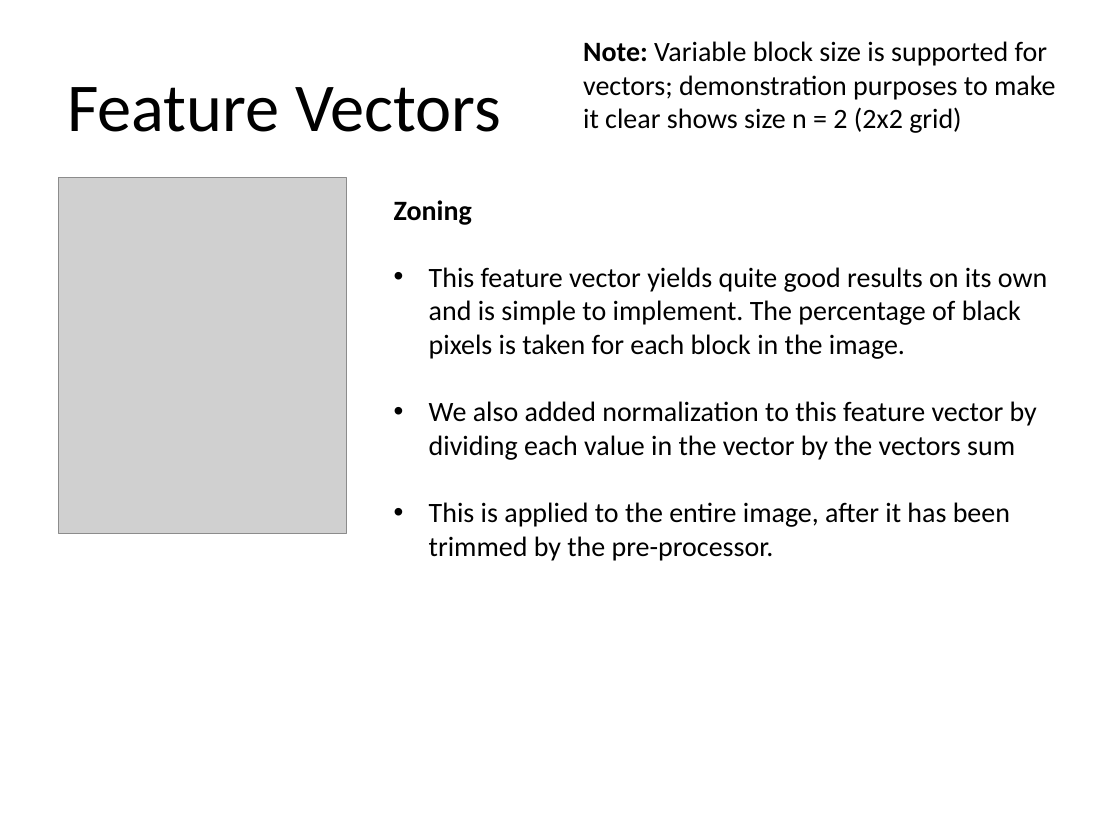
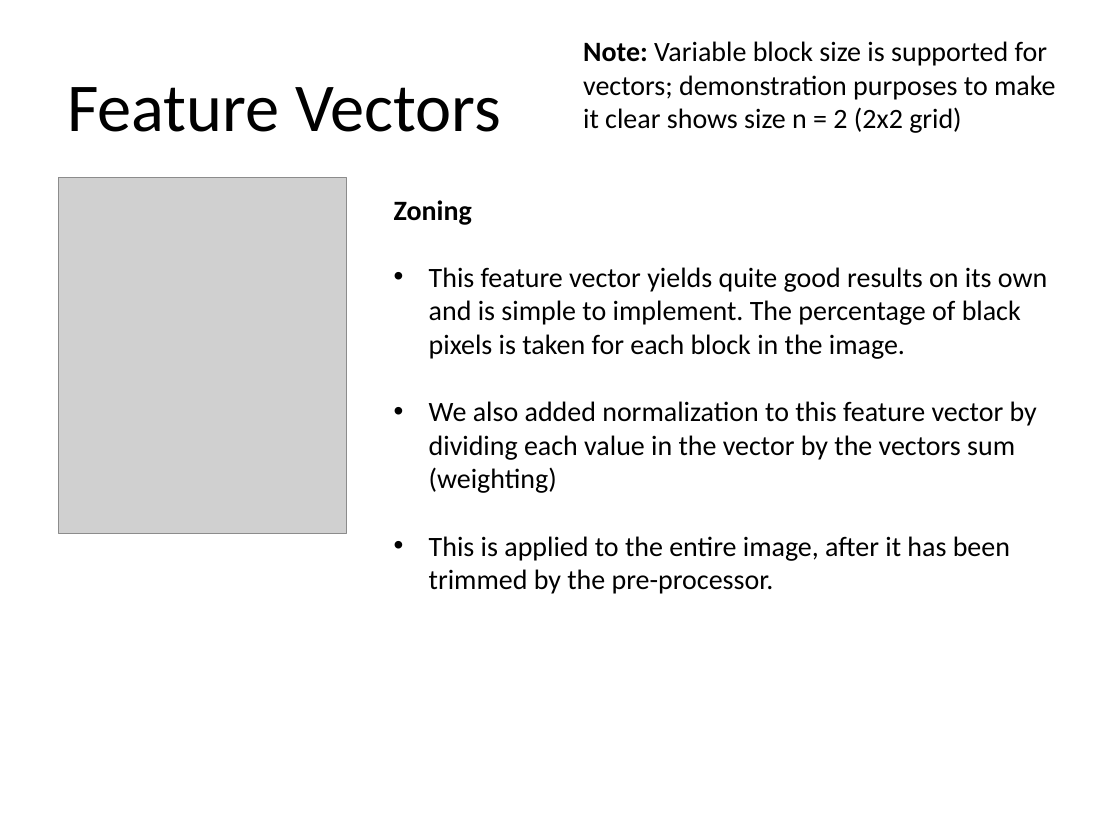
Before and after one commit to hilts-vaughan/cp467, a slide deck: slide 3 of Mean Vector Clustering w.pptx. Drawn at 1120x840 pixels with LibreOffice and Linux fonts; fonts in the diff are those of the drawing; grey boxes stand for pictures. Boxes give left, top, right and bottom in pixels: in the first picture for what was removed or moved away, otherwise in the second. Text is boxed around its words. In the diff, an @@ line names an element or a change of style, - is before the commit and + after.

```diff
--- a/Mean Vector Clustering w.pptx
+++ b/Mean Vector Clustering w.pptx
@@ text at (429, 401, 1037, 493): text changed @@
-• We also added normalization to this feature vector by dividing each value in the vector by the vectors sum
+• We also added normalization to this feature vector by dividing each value in the vector by the vectors sum (weighting)
```
Also in this commit, not shown: 4 other slides changed, 4 slides added, 1 slide removed.
